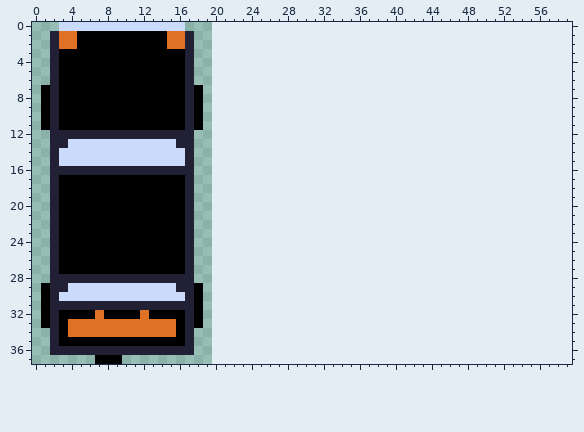
Two states of a pixel-art sprite, art/car_assets/blackcar.png. This is how it looked before the edit.
The file is 20x38 pixels. The old version is drawn lined up with the new one, on the new canvas.
Once edited:
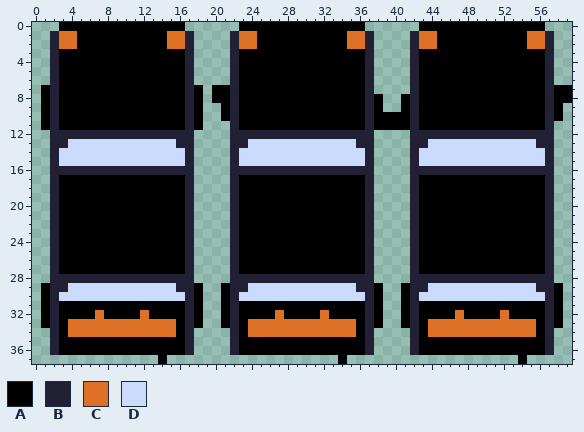
Palette (. is transparent): A #000000  B #222034  C #df7126  D #cbdbfc
From old to new:
canvas 20x38 -> 60x38
y 0: x 3..16 DDDDDDDDDDDDDD -> AAAAAAAAAAAAAA; x 23..36 .............. -> AAAAAAAAAAAAAA; x 43..56 .............. -> AAAAAAAAAAAAAA
y 1..2: x 22..37 ................ -> BCCAAAAAAAAAACCB; x 42..57 ................ -> BCCAAAAAAAAAACCB
y 3..6: x 22..37 ................ -> BAAAAAAAAAAAAAAB; x 42..57 ................ -> BAAAAAAAAAAAAAAB
y 7: x 20..37 .................. -> AABAAAAAAAAAAAAAAB; x 42..59 .................. -> BAAAAAAAAAAAAAABAA
y 8: x 20..38 ................... -> AABAAAAAAAAAAAAAABA; x 41..59 ................... -> ABAAAAAAAAAAAAAABAA
y 9: x 21..38 .................. -> ABAAAAAAAAAAAAAABA; x 41..58 .................. -> ABAAAAAAAAAAAAAABA
y 10: x 21..58 ...................................... -> ABAAAAAAAAAAAAAABAAAABAAAAAAAAAAAAAABA
y 11: x 22..57 .................................... -> BAAAAAAAAAAAAAABAAAABAAAAAAAAAAAAAAB
y 12: x 22..37 ................ -> BBBBBBBBBBBBBBBB; x 42..57 ................ -> BBBBBBBBBBBBBBBB
y 13: x 22..37 ................ -> BBDDDDDDDDDDDDBB; x 42..57 ................ -> BBDDDDDDDDDDDDBB
y 14..15: x 22..37 ................ -> BDDDDDDDDDDDDDDB; x 42..57 ................ -> BDDDDDDDDDDDDDDB
y 16: x 22..37 ................ -> BBBBBBBBBBBBBBBB; x 42..57 ................ -> BBBBBBBBBBBBBBBB
y 17..27: x 22..37 ................ -> BAAAAAAAAAAAAAAB; x 42..57 ................ -> BAAAAAAAAAAAAAAB
y 28: x 22..37 ................ -> BBBBBBBBBBBBBBBB; x 42..57 ................ -> BBBBBBBBBBBBBBBB
y 29: x 21..38 .................. -> ABBDDDDDDDDDDDDBBA; x 41..58 .................. -> ABBDDDDDDDDDDDDBBA
y 30: x 21..38 .................. -> ABDDDDDDDDDDDDDDBA; x 41..58 .................. -> ABDDDDDDDDDDDDDDBA
y 31: x 3..16 BBBBBBBBBBBBBB -> AAAAAAAAAAAAAA; x 21..38 .................. -> ABAAAAAAAAAAAAAABA; x 41..58 .................. -> ABAAAAAAAAAAAAAABA
y 32: x 21..38 .................. -> ABAAAACAAAACAAAABA; x 41..58 .................. -> ABAAAACAAAACAAAABA
y 33: x 21..38 .................. -> ABACCCCCCCCCCCCABA; x 41..58 .................. -> ABACCCCCCCCCCCCABA
y 34: x 22..37 ................ -> BACCCCCCCCCCCCAB; x 42..57 ................ -> BACCCCCCCCCCCCAB
y 35: x 22..37 ................ -> BAAAAAAAAAAAAAAB; x 42..57 ................ -> BAAAAAAAAAAAAAAB
y 36: x 3..16 BBBBBBBBBBBBBB -> AAAAAAAAAAAAAA; x 22..37 ................ -> BAAAAAAAAAAAAAAB; x 42..57 ................ -> BAAAAAAAAAAAAAAB
y 37: x 7..9 AAA -> ...; x 14 . -> A; x 34 . -> A; x 54 . -> A
